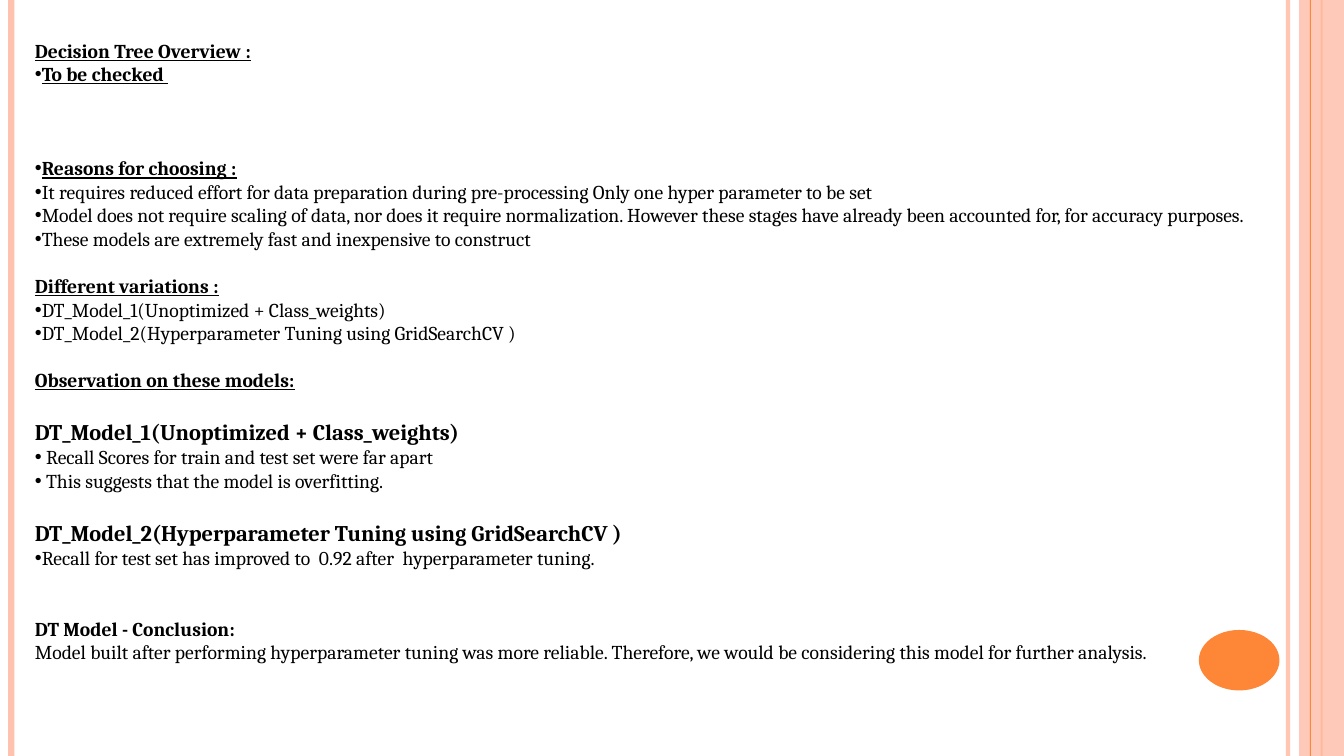
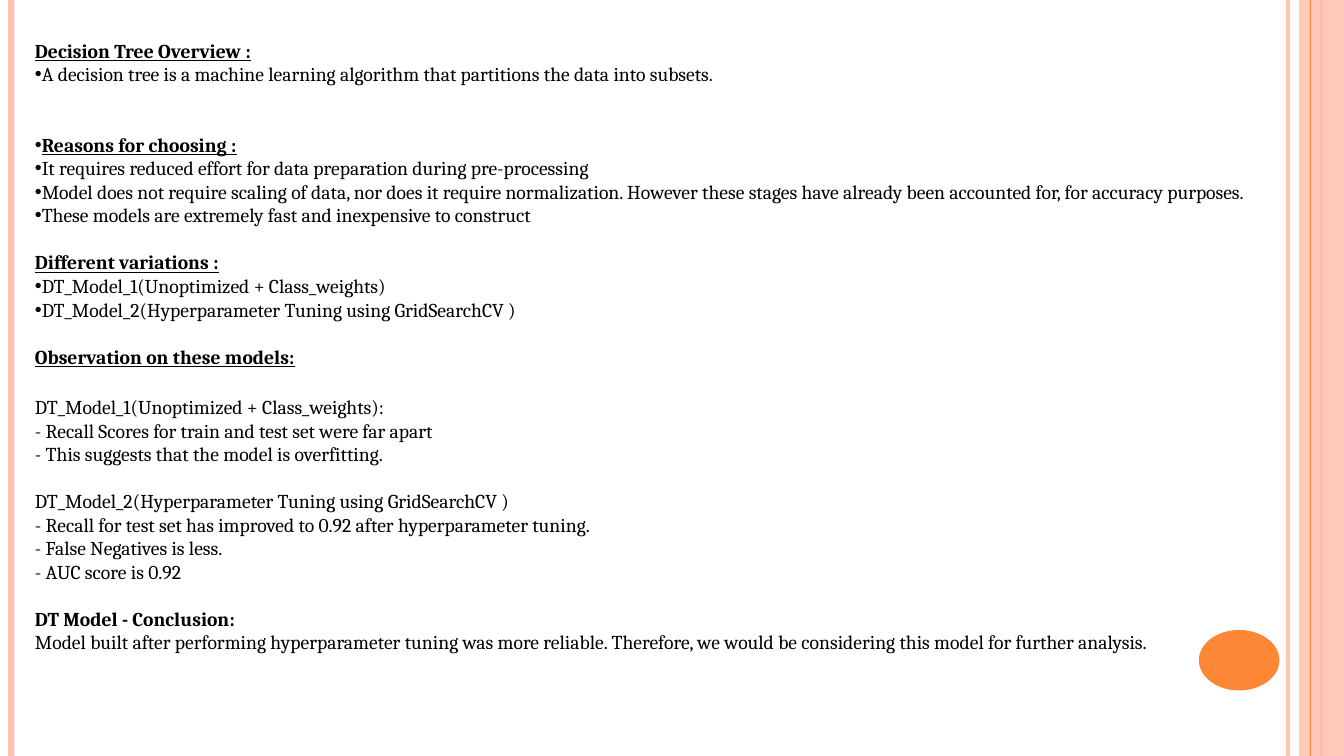
Before and after one commit to sachniv1023/final_project, a slide deck: slide 19 of Personal loan Campaign.pptx (slide 18 before the commit). Drawn at 1344x756 pixels with LibreOffice and Linux fonts; fonts in the diff are those of the drawing. Boxes give left, top, right and bottom in pixels: in the first picture for what was removed or moved away, otherwise in the second. Text is boxed around its words. In the diff, an @@ line names an element or a change of style, - is before the commit and + after.

```diff
--- a/Personal loan Campaign.pptx
+++ b/Personal loan Campaign.pptx
@@ text at box(42, 67, 713, 86): text changed; bold off @@
-• To be checked
+• A decision tree is a machine learning algorithm that partitions the data into subsets.
@@ text at box(42, 161, 589, 180): text changed @@
-• It requires reduced effort for data preparation during pre-processing Only one hyper parameter to be set
+• It requires reduced effort for data preparation during pre-processing
@@ text at box(35, 400, 433, 466): text changed @@
-DT_Model_1(Unoptimized + Class_weights)
-• Recall Scores for train and test set were far apart
-• This suggests that the model is overfitting.
+DT_Model_1(Unoptimized + Class_weights):
+- Recall Scores for train and test set were far apart
+- This suggests that the model is overfitting.
@@ text at box(35, 494, 497, 513): size 16 to 14 pt, bold off in "DT_Model_2(Hyperparameter Tuning using GridSearchCV )" @@
@@ text at box(46, 518, 590, 579): text changed @@
-• Recall for test set has improved to 0.92 after hyperparameter tuning.
+- Recall for test set has improved to 0.92 after hyperparameter tuning.
+- False Negatives is less.
+- AUC score is 0.92
```
Also in this commit, not shown: 4 other slides changed, 8 slides added, 2 slides removed, 1 other file.
